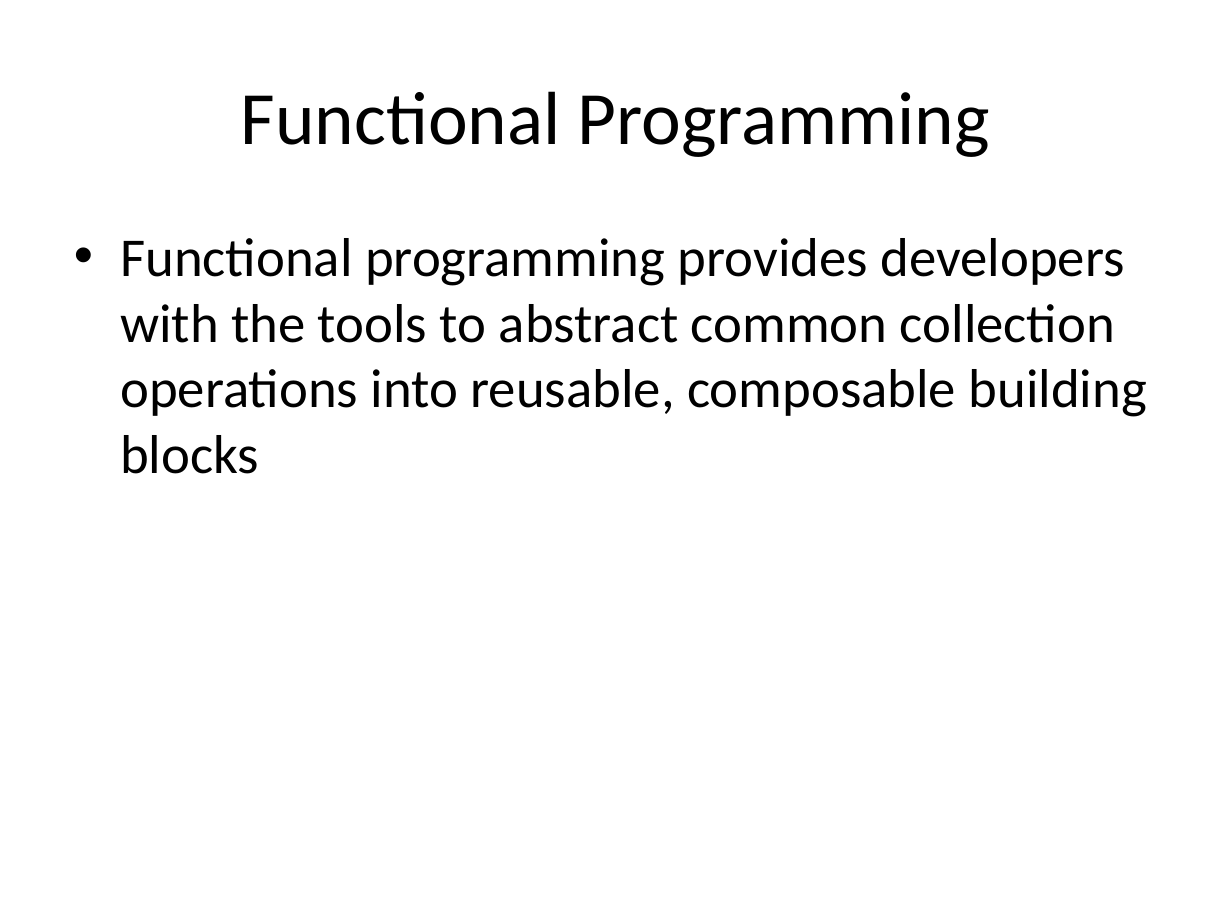
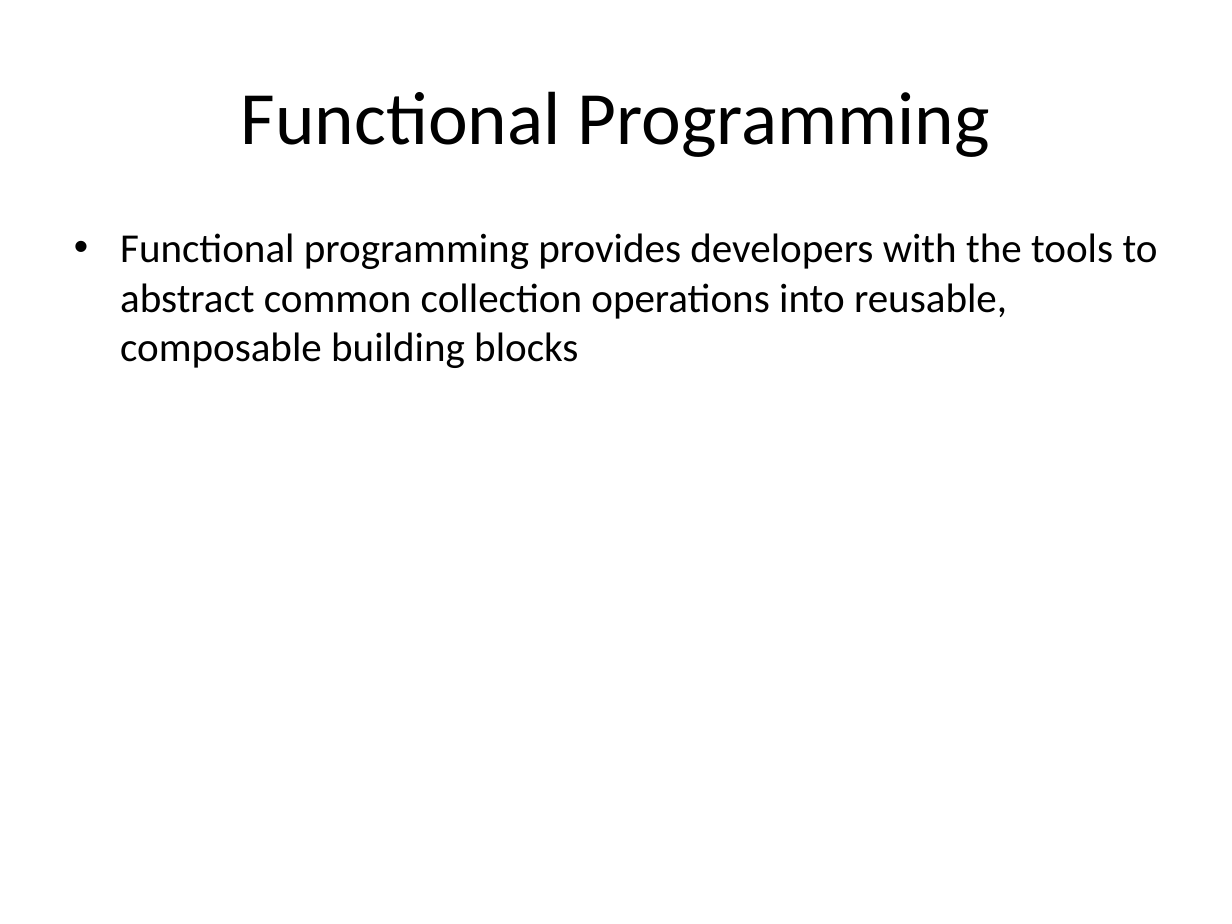
Before and after one commit to denhosi1/JavaScriptTheWeirdParts, a slide deck: slide 8 of JavaScriptTheWeirdParts.pptx. Drawn at 1232x924 pixels with LibreOffice and Linux fonts; fonts in the diff are those of the drawing. Boxes give left, top, right and bottom in pixels: in the first picture for what was removed or moved away, otherwise in the second. Text is boxed around its words. In the diff, an @@ line names an element or a change of style, - is before the commit and + after.

```diff
--- a/JavaScriptTheWeirdParts.pptx
+++ b/JavaScriptTheWeirdParts.pptx
@@ text "Functional programming provides developers with ..." at [120, 233, 1158, 368]: size 32 to 24 pt; less space between paragraphs @@
```
Also in this commit, not shown: 10 other slides changed, 1 other file.
